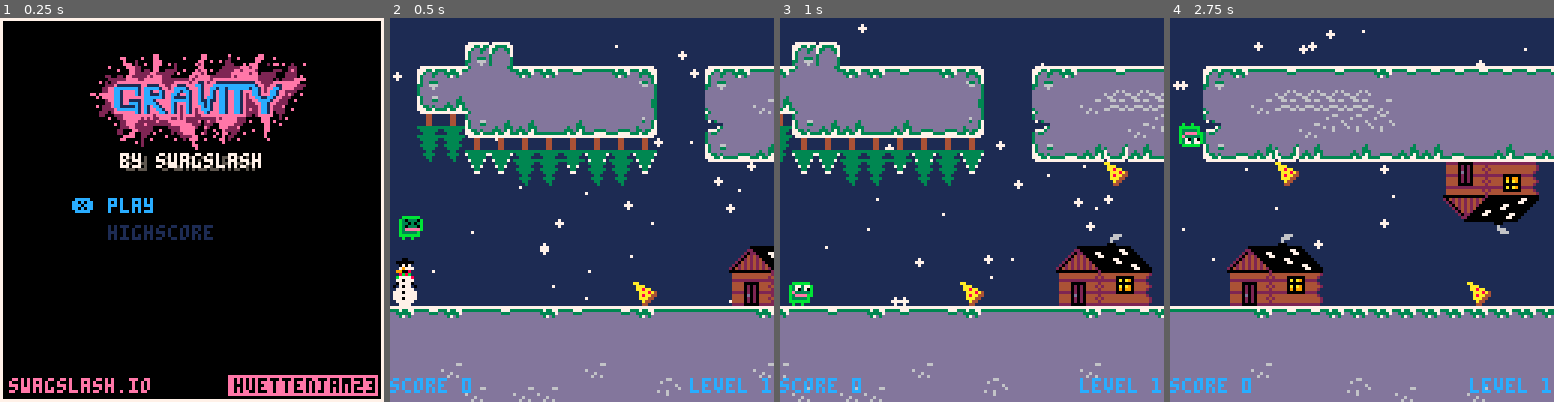
Above: before the commit, frames 1-4 (left to right).
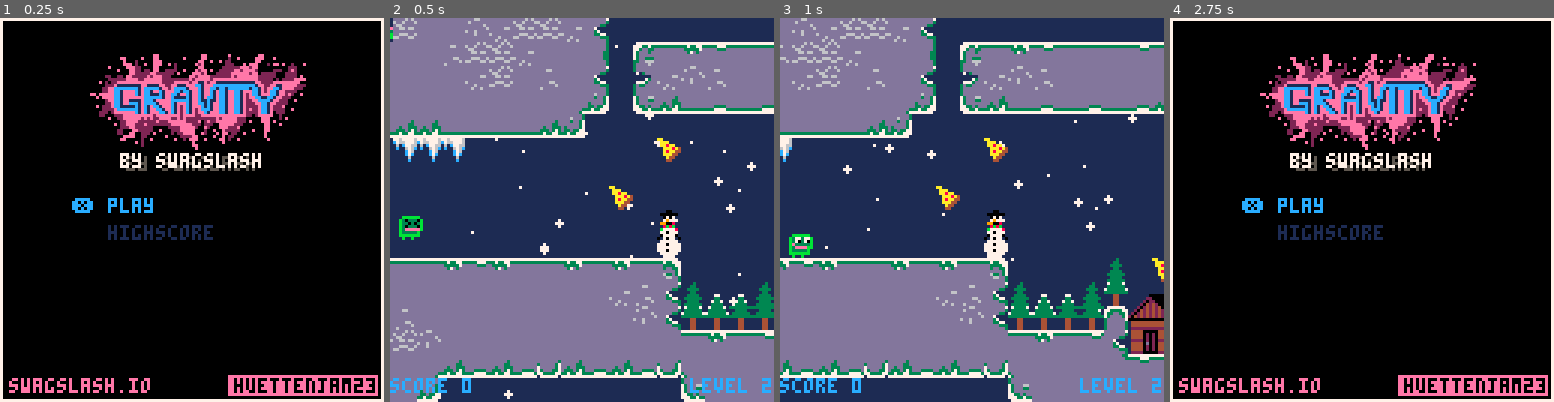
Above: after the commit, the same moments.

Repository: swagslash/huettenjam2023
Game: PICO-8 cartridge huettenjam2023.p8
Same seed, same stepped clock (60 frames per second), same inputs: the game is played once before the commit and once after it.
Inputs:
- Up to frame 1 (0.25 s): no input
- Up to frame 2 (0.5 s): tap X (X key) at 0.33 s
- Up to frame 3 (1 s): tap O (Z key) at 0.7 s
- Up to frame 4 (2.75 s): tap X (X key) at 1.07, 1.85 s; tap O (Z key) at 1.7, 2.1, 2.5 s; hold Up 2.15-2.42 s

Frame 1 is identical in both runs. In frame 2, 46% of the frame differs, in the area x 0-100%, y 0-100%; in frame 3, 45%; in frame 4, 97%.

Commit message:
add level 2

Diff:
--- a/huettenjam2023.p8
+++ b/huettenjam2023.p8
@@ -79,10 +79,10 @@
 ff3333ffffffffffffffffffddddd3333333dddddddddd33ffffffffffffffffffffffffffffffffffffffffffffffffffffffffffffffffffffffffffffffff
 fff33fffffffffffffffffffddddddd37dddddddddddddd3ffffffffffffffffffffffffffffffffffffffffffffffffffffffffffffffffffffffffffffffff
 ffff3fffffffffffffffffffddddddd33dddddddddddddd3ffffffffffffffffffffffffffffffffffffffffffffffffffffffffffffffffffffffffffffffff
-ffffffffffffffffffffffffffffffffffffffffffffffffffffffffffffffffffffffffffffffffffffffffffffffffffffffffffffffffffffffffffffffff
-ffffffffffffffffffffffffffffffffffffffffffffffffffffffffffffffffffffffffffffffffffffffffffffffffffffffffffffffffffffffffffffffff
-ffffffffffffffffffffffffffffffffffffffffffffffffffffffffffffffffffffffffffffffffffffffffffffffffffffffffffffffffffffffffffffffff
-ffffffffffffffffffffffffffffffffffffffffffffffffffffffffffffffffffffffffffffffffffffffffffffffffffffffffffffffffffffffffffffffff
+ffffffffffffffffffffffffffffffffffffffffffffffffffffffffffffffffffffffffffffffffffffffffffffffffffffffffffffffffffffffffff000000
+000000000000000000ffffffffffffffffffffffffffffffffffffffffffffffffffffffffffffffffffffffffffffffffffffffffffffffffffffffffffffff
+ffffffffffffffffffffffffffffffffffffffffffffffffffffffffffffffffffffffffffffffffffffffffffffffffffffffffffffffffffffffffff000000
+000000000000000000ffffffffffffffffffffffffffffffffffffffffffffffffffffffffffffffffffffffffffffffffffffffffffffffffffffffffffffff
 ffffffffffffffffffffffffffffffffffffffffffffffffffffffffffffffffffffffffffffffffffffffffffffffffffffffffffffffffffffffffffffffff
 ffffffffffffffffffffffffffffffffffffffffffffffffffffffffffffffffffffffffffffffffffffffffffffffffffffffffffffffffffffffffffffffff
 ffffffffffffffffffffffffffffffffffffffffffffffffffffffffffffffffffffffffffffffffffffffffffffffffffffffffffffffffffffffffffffffff
@@ -274,14 +274,14 @@
 
 
 __gff__
-0008800000000002000000000000000002020202020404020002020202020200040202020204040200020202020202000402020202020002000202020200000000000002020200000002020202000000000000020202020000000000000000000000000202020000000000000000000000000002020200000000000000000000
+0008800000000002000000000000000002020202020404020002020202020200040202020204040200020202020202000402020202020002000202020200000002020002020200000002020202000000020200020202020000000000000000000202000202020000000000000000000002020002020200000000000000000000
 0000000000000000000000000000000000000000000000000000000000000000000000000000000000000000000000000000000000000000000000000000000000000000000000000000000000000000000000000000000000000000000000000000000000000000000000000000000000000000000000000000000000000000
 __map__
 0000000000000000000000000000000000000000000000000000000000000000000000131214111213121311111133313333313312000000000000000000000000000000000000000000000000000000000000000000000000000000000000000000131010105321212121212121212121212121212121212121212121212122
 0000000013140000000000000000000000000000000000000000000000000000000000651010101010101010101035101010101043120000000000000000000000000000000000000000000000000000000000133333333312140000000000000000651010532200000100010001000000002500000000000000000000000000
 0000131144431111313311120000131133313331331131313131313131333311120000641010101010355610355635561010101010750000000000000000090a0b0a0a0d0c0000010101000000000000000000651010101010100000000000000000101053220000000000000000000000000000000000000000000000000000
-0000232154101010101010750000541056454545455610101010101010561010750000233421323232213421322132345410101010750000000000080000191a1b1b1b1b1c0000010101000041406040404100232121212121220000000000000000232122000000000013111200000000000000000000000000000000000000
-0000606023212134213232220000641010105655555510101010101010555610750000000000000000616060393a3b3c64351010101012001d1e0e170000292a2b2b2b2b2c160001050100005150705050510000000000000000000000000000000026000000000000134455100000000000000000000000000000000000000f
+0000232154101010101010750000541056454545455610101010101010561010750000233421323232213421322132345410101010750000000000080000191a1b1b1b1b1c0000010101000041404040404100232121212121220000000000000000232122000000000013111200000000000000000000000000000000000000
+0000606023212134213232220000641010105655555510101010101010555610750000000000000000616060393a3b3c64351010101012001d1e0e170000292a2b2b2b2b2c160001050100005150505050510000000000000000000000000000000026000000000000134455100000000000000000000000000000000000000f
 0000707061616060606160610000233221242134213221213234213221323434220000000000000000717070494a4b4c2354351010101033121411121312131131113333331111311131333312133133121400000000000000000000000000000000000000000000134455457500000000000000000000000000000000001d1e
 000000007171707071707071000000000001000000000000393a3b3c00000000000000000000000000000000595a5b5c0023215410101010101010105610561010101055451010554555555610532121212200000000000000000000000000000000000000000000232121212200000000001311111111111200000013111112
 000000000000000000000000000000000000000000000000494a4b4c00000000000000000000000000000000000000000000006556101010101010101010101010101010551010101010101010750000000000000000000000000000000000000000000000000000000000000000000000001010101035351000000010451010
@@ -292,48 +292,49 @@
 3311311133313311313331113333333311313111111111111111111111111155551055455510555610101010101063000000000000000000000000000000000000000000000000000000000000000000000000000000006060600000000000000000000000000000000017292a2b2c0000010000000000000000000000000000
 1010101010101010101010101010101010101010101010101010101010101010101010101010101010101010101075000001010000000000000001010100000016000000010101000015000000000000000000000000007070700000000000000000000000131111111111111111111111111112000000000101010100000000
 5610105610101010105610101010101056101010101010101010101010101010101010101010101010101010101075000000000000000000131111111111111111111111111111111111111112000000000000000000000000000000000000000000000000651010101010103556561010101043111111333311111111111112
-1010101056105656101010105510101010101010551056101056101010101010101010101010101010101010101063202020202020202020641010101010101010101010101010101010101063202020202020202020202020202020202020202020202020101010351010101045101010103510101010103510101010101073
-5645104556455645561055451010455645104510564510561010101010101010101010101010101010100000000000000000000000000000000000000000000000000000000000000000000000000000000000000000000000000000000000000000000000000000000000000000000000000000000000000000000000000000
-0000000000000000000000000045000000450000000000000000001000000000000000000000101010100000000000000000000000000000000000000000000000000000000000000000000000000000000000000000000000000000000000000000000000000000000000000000000000000000000000000000000000000000
-1010101010101010101010101010101000000000000000000000000000000000000000000000000000000000000000000000000000000000000000000000000000000000000000000000000000000000000000000000000000000000000000000000000000000000000000000000000000000000000000000000000000000000
-1010101010101010101010101010101000000000000000101010100000000000000000000000000000000000000000000000000000000000000000000000000000000000000000000000000000000000000000000000000000000000000000000000000000000000000000000000000000000000000000000000000000000000
-2321212121212121212110101010101010101010100000101010100000000000000000000000000000000000000000000000000000000000000000000000000000000000000000000000000000000000000000000000000000000000000000000000000000000000000000000000000000000000000000000000000000000000
-0000000000000000000010101010101010101010100000000000000000000000000000000000000000000000000000000000000000000000000000000000000000000000000000000000000000000000000000000000000000000000000000000000000000000000000000000000000000000000000000000000000000000000
-0000000000000000000023232121212121212221220000000000000000000000000000000000000000000000000000000000000000000000000000000000000000000000000000000000000000000000000000000000000000000000000000000000000000000000000000000000000000000000000000000000000000000000
-0000000000000000000000000000000000000000000000000000000000000000101010101010000000000000000000000000000000000000000000000000000000000000000000000000000000000000000000000000000000000000000000000000000000000000000000000000000000000000000000000000000000000000
-0000000000000000000000000000000000000000000000000000001010100000000000000000000000000000000000000000000000000000000000000000000000000000000000000000000000000000000000000000000000000000000000000000000000000000000000000000000000000000000000000000000000000000
-0000000000000000000000000000000000000000000000000000001010100000000000000000000000000000000000000000000000000000000000000000000000000000000000000000000000000000000000000000000000000000000000000000000000000000000000000000000000000000000000000000000000000000
-0000000000000000000000000000000000000000000000000000001010100000000000000000000000000000000000000000000000000000000000000000000000000000000000000000000000000000000000000000000000000000000000000000000000000000000000000000000000000000000000000000000000000000
-0000000000000000000000000000000000000000001010100000000000000000000000000000000000000000000000000000000000000000000000000000000000000000000000000000000000000000000000000000000000000000000000000000000000000000000000000000000000000000000000000000000000000000
-1111111111111111111111111111111100000000001010100000000000000000000000000000000000000000000000000000000000000000000000000000000000000000000000000000000000000000000000000000000000000000000000000000000000000000000000000000000000000000000000000000000000000000
-1010101010101010101010101010101000000000001010101010101010100000000000000000000000000000000000000000000000000000000000000000000000000000000000000000000000000000000000000000000000000000000000000000000000000000000000000000000000000000000000000000000000000000
-1010101010101010101010101010101000000000000000000000000000000000000000000000000000000000000000000000000000000000000000000000000000000000000000000000000000000000000000000000000000000000000000000000000000000000000000000000000000000000000000000000000000000000
-…(29 lines of a section not shown)…
+1010101056105656101010101010101010101010101010101056101010101010101010101010101010101010101063202020202020202020641010101010101010101010101010101010101063202020202020202020202020202020202020202020202020101010351010101045565510103510101010103510101010101073
+164510105556454556630000000000000000000000000000000000000000000074101010107361494a4b4c65101010101010101010101010101010101053213432212134323432215410532132323432323421213432545332323232323221541010101010103510351053343454105655533432213421323434322121322132
+101010354545561010750013331131333333313333331200000000000000000074105610107371595a5b5c7410101010101010101021323234322134322200000000000000000000232122000000000000000000000023240061393a3b3c6064101010105656451055557530006510103573000001000100002700000000002f
+101010105645103510630064565535101010101010107500131131113312000065104555106300000000006510101010101010532200000000000000000000000000000000000000002700000000000000000000000000000071494a4b4c7023343234543545554556567500007410105322000000000000003700000000002f
+101010101010101053220023213432343234322132212200233234342122000064105510107500000000006410101010101053220000010000000000000000000000070000000000003700000000004141400000000000000000595a5b5c00393a3b3c64103510103510631d1e6510106300000000000000000000000000003f
+23212134343434212200000000000000000000003000000000010001000000002334541010630020200020641010101010532200000000000000000000000000000e171d1e0000000000000000000051515000000000000000000000000000494a4b4c6510101010101043313144105322000000000e00000000000000000015
+0030303000000000000000000100000000000000000000000000000000000000000064101043333133311144101035563573000000000000000000133111333133113333111131333111313331111133331200001311120000000000000000595a5b5c2332342121343234212134212200000000001311333131113133333133
+0000000000000000000000000000000000000000000000000000000000000000000023323221323234343221323254555675000000000000000000232134323234343421323432342132322132213221342200002332220000000000000000010001000000393a3b3c2760606100000000000000006410101010101010101010
+00000000000000000000010000000000000000000000000000000000000000000000000000000000000000002526232121220000010000000000000000000001000000000100000000612d2e60000000000100000000000000000000000000000000000000494a4b4c3770717000000000000000007410351056101010101010
+0000000000000000000000000700000000000000000000000000000000000000000000000000000000000000000000000000000000000000000000000000000000000000000000000071000070000000000000000000000000000000000000000000000000595a5b5c0000000000000000000000076435455656101010101010
+0000000000000000000000001700000000000000000000000016050000000000010001000000000000010001000000000000000000000000000000000000000000000000000000000000000000000000000000000000000013113312000000000000000000010001000000001333120000000000177410565610101010101010
+31333311311133331133113312000000004000010001000013111200000000090a0b0c0000161311113111120000000000000000090a0b0c001312000000000000004000000000000000000000000100000e00000000000064355522000000000000133133113112000000002321220000000000134410565510101010101010
+101010101010101010105635634041414051090a0b0c000065357500000041191a1b1c1333311010101010750000000000000100191a1b1c4065433331120000000e5000000013333311331111313311113112000000000023342200000000000000233421343422000000000000000000000000654456455535101010101010
+563510101010101010101055635151505014191a1b1c001356557500000051292a2b2c6555351010101010750000090a0b0b0b0c292a2b2c506410101043113331113311331144101010101010105334343454120000000000000000000000000000000000000000000000000000000000000013445655553510101010101010
+554555101010101010101010103311333163292a2b2c131055456320202013333133314410101010101010634041191a1b1b1b1c13113133334410355610101010564545551010101010565510106330303064431200000000000000000000000000000000000000000000000000000000081344555556101010101010101010
+10105321322132242132213224541010104331313333441045351010101010101010101010101010101010735051292a2b2b2b2c6510103510101045351010105645455610101010105535453510750000006510630000010000000100000000000000000000000000000000010001000e134410103510101010101010101010
+1010220000000000000000000023101010101010101010101010101010101010101010101010101010101043333311313311331144103555354535351010101010555510101010101055454555107500000065104333311133313311331131331133331220202013331131113131333311441010351010101010101010101010
+…(29 lines of a section not shown)…
--- a/scripts/menu.lua
+++ b/scripts/menu.lua
@@ -14,7 +14,7 @@
 function update_menu()
     if btnp(❎) then
         if cur_sel == 1 then
-            open_game(0)
+            open_game(1)
         end
 
         if cur_sel == 2 then
